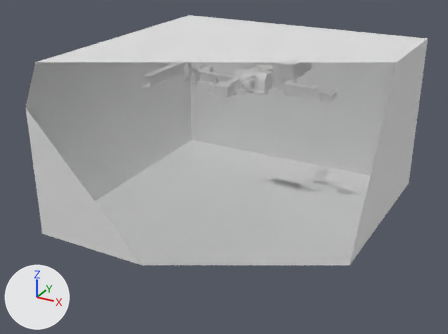
The FBX model Assets/Art/Map/MeshMap.fbx, before and after one commit.
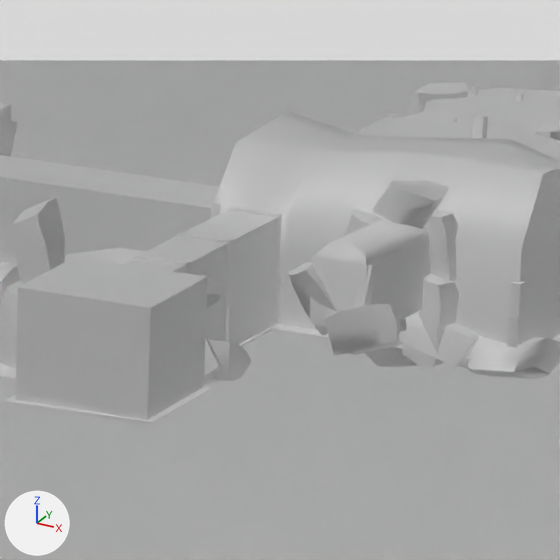
The first picture shows the older version from a 50 mm camera at (103.0, -266.7, 87.9) aimed at (-37.1, -12.1, -39.4). The close-ups show both versions on the part from 47% to 60% of the width and 17% to 34% of the height of that picture; other places that the commit changed are outside them. Lighting does not change. The marker at lower left points along +X, +Y and +Z. Everything nearer to the camera than a plane just in front of the edit is cut away. Where no turn or scale is listed for an object, it has been applied to the vertices. Vertices at the same position are counted once.

In view in the first close-up: 'MeshMap'.
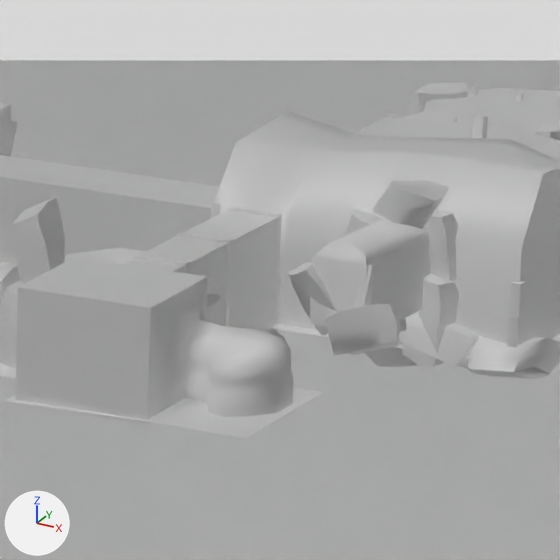
Pixel boxes [x1, y1, x2, y2] of what changed, in the close-ups (560 x 560 px):
part 1 of me_plane_019, built on: before [67, 277, 277, 424]; after [67, 277, 323, 438]

What changed in the scene script:
```text
Change me_plane_019:
    used by ob_meshmap; location = (-15.13, 7.63, 0.03)
    remove me_plane_019.from_pydata(...)  # 7222 vertices, 7327 faces; spans x -91.8..54.6, y -82.9..63.2, z -65.3..18.6
    add me_plane_019.from_pydata(...)  # 7389 vertices, 7490 faces; spans x -91.8..54.6, y -82.9..63.2, z -65.3..18.6
    me_plane_019 part 1
    7 faces are deleted
    147 vertices are added at x -20.2..-10.3, y -28.5..-9.6, z -0.1..3.7
    5 new vertices lie (1.2, 0.0, 0.0) away from vertices in x -15.8, y -24.4..-24.0, z 0.7..2.3
    5 new vertices lie (0.9, -1.5, 0.0) away from vertices in x -14.6, y -24.4..-24.0, z 0.7..2.3
    5 new vertices lie (1.0, 0.8, 0.0) away from vertices in x -14.7, y -22.2..-21.9, z -0.1..3.1
    5 new vertices lie (0.0, 0.5, 0.0) away from vertices in x -19.8..-18.3, y -12.3..-10.2, z 0.0..0.1
    70 new faces join them, mat_terain_03 (white #e7e7e7)
    90 new faces join them, mat_terain_01 (its picture is missing)
    10 new faces join them, mat_trim (its picture is missing)
```
